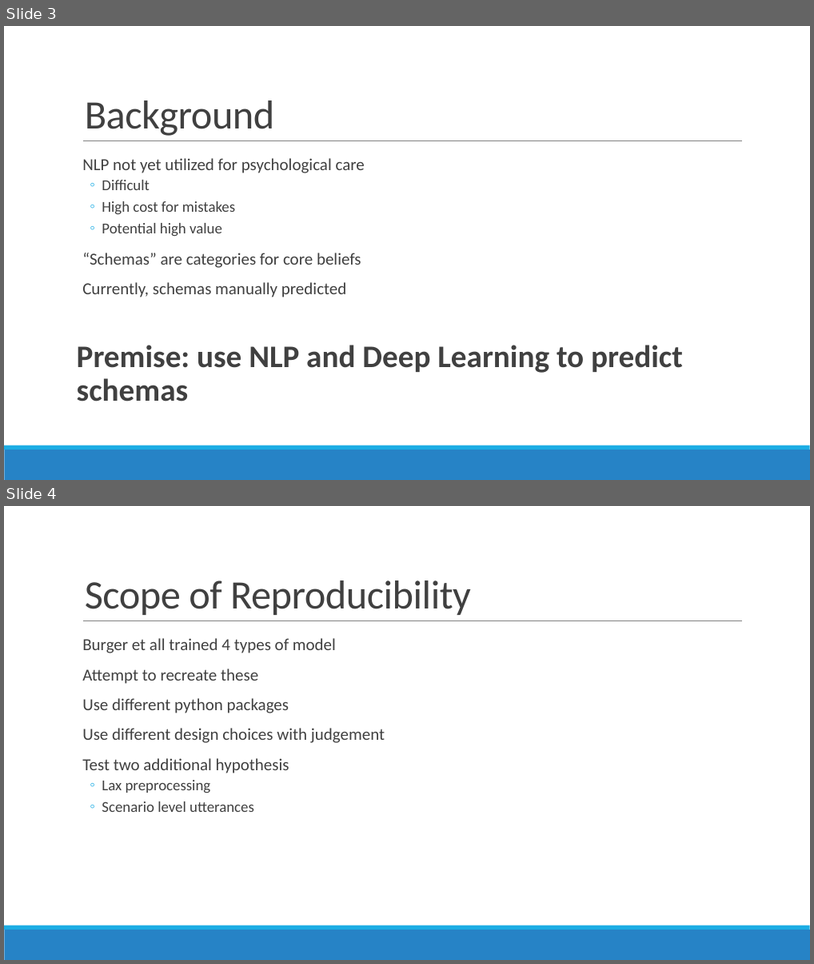
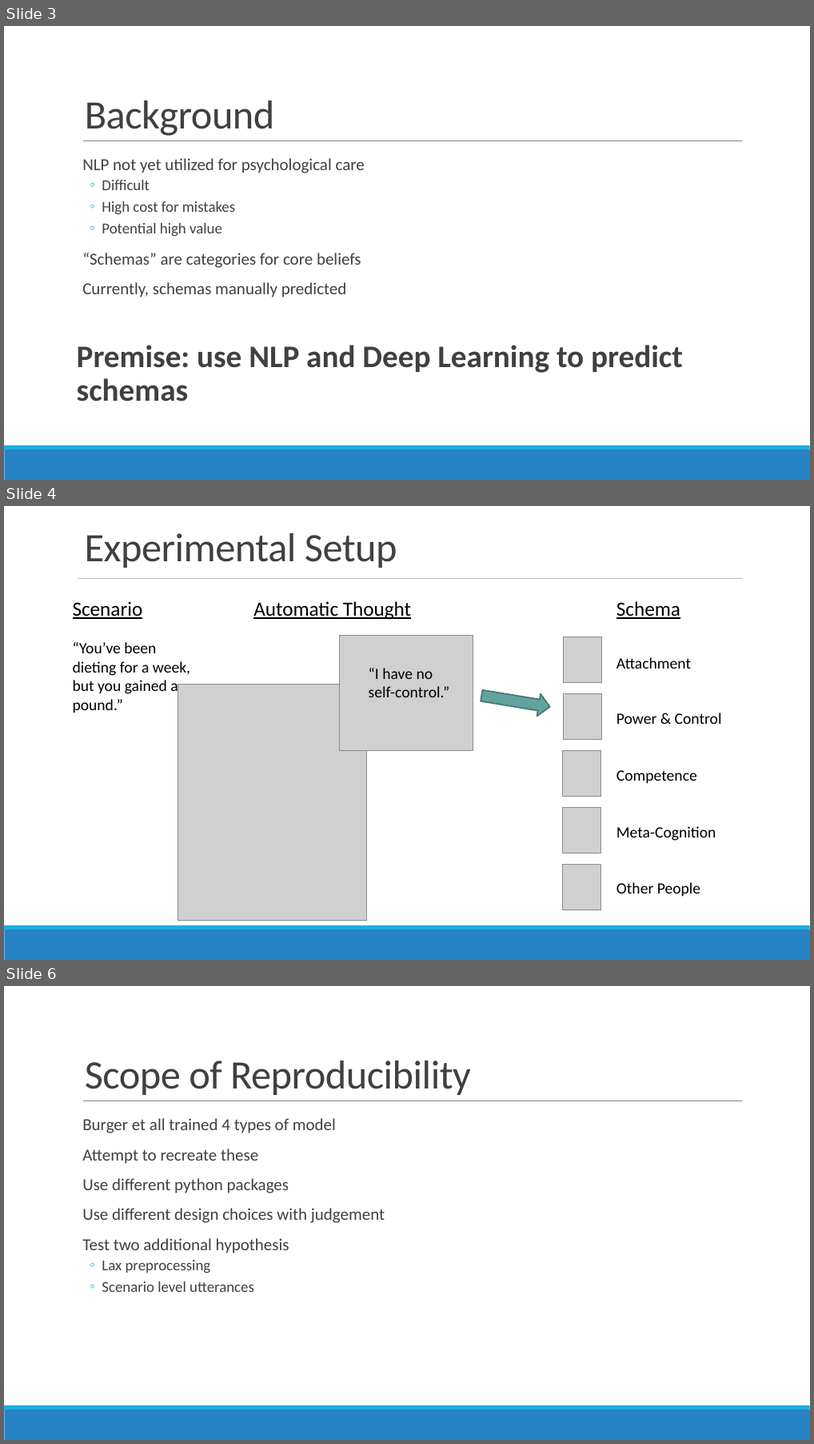
Before and after one commit to mich1eal/cs598_dl4hc, a slide deck: submissions/final/cog_therapy.pptx. Shown one above the other, each under a label of ours: slides 3 and 4 before the commit, slides 3, 4 and 6 after it; the slides between them are not shown. The pictures are 814x964 and 814x1444 pixels, drawn with LibreOffice and Linux fonts; fonts in the diff are those of the drawing; grey boxes stand for pictures. Boxes give left, top, right and bottom in pixels: in the first picture for what was removed or moved away, otherwise in the second. Text is boxed around its words. In the diff, an @@ line names an element or a change of style, - is before the commit and + after.

```diff
--- a/submissions/final/cog_therapy.pptx
+++ b/submissions/final/cog_therapy.pptx
@@ slide 4 added at (4, 506, 810, 960), background #FFFFFF; not listed: 2 template elements that a slide beside it also shows @@
@@ text added at (85, 533, 398, 568), 36 pt, text #404040 @@
+Experimental Setup
@@ text added at (73, 601, 143, 619), 18 pt, text #000000, underline @@
+Scenario
@@ line added from (78, 579) to (743, 579), #BFBFBF 1 pt @@
@@ text added at (254, 601, 411, 620), 18 pt, text #000000, underline @@
+Automatic Thought
@@ text added at (617, 601, 681, 619), 18 pt, text #000000, underline @@
+Schema
@@ text added at (73, 642, 190, 712), 14 pt, text #000000 @@
+“You’ve been dieting for a week, but you gained a pound.”
@@ picture added at (340, 635, 474, 750) @@
@@ picture added at (564, 636, 602, 683) @@
@@ text added at (369, 668, 450, 697), 14 pt, text #000000 @@
+“I have no self-control.”
@@ text added at (617, 657, 691, 668), 14 pt, text #000000 @@
+Attachment
@@ picture added at (178, 684, 367, 920) @@
@@ right arrow added at (480, 684, 552, 718), fill #62A39F, outline #497976 1.25 pt @@
@@ picture added at (564, 694, 602, 740) @@
@@ text added at (617, 712, 722, 724), 14 pt, text #000000 @@
+Power & Control
@@ picture added at (563, 750, 602, 796) @@
@@ text added at (617, 770, 698, 783), 14 pt, text #000000 @@
+Competence
@@ picture added at (563, 807, 602, 852) @@
@@ text added at (617, 826, 717, 840), 14 pt, text #000000 @@
+Meta-Cognition
@@ picture added at (563, 864, 602, 910) @@
@@ text added at (617, 882, 701, 896), 14 pt, text #000000 @@
+Other People
@@ what was slide 4 is now slide 6 @@
```
Also in this commit, not shown: 1 slide changed, 1 other slide added.
